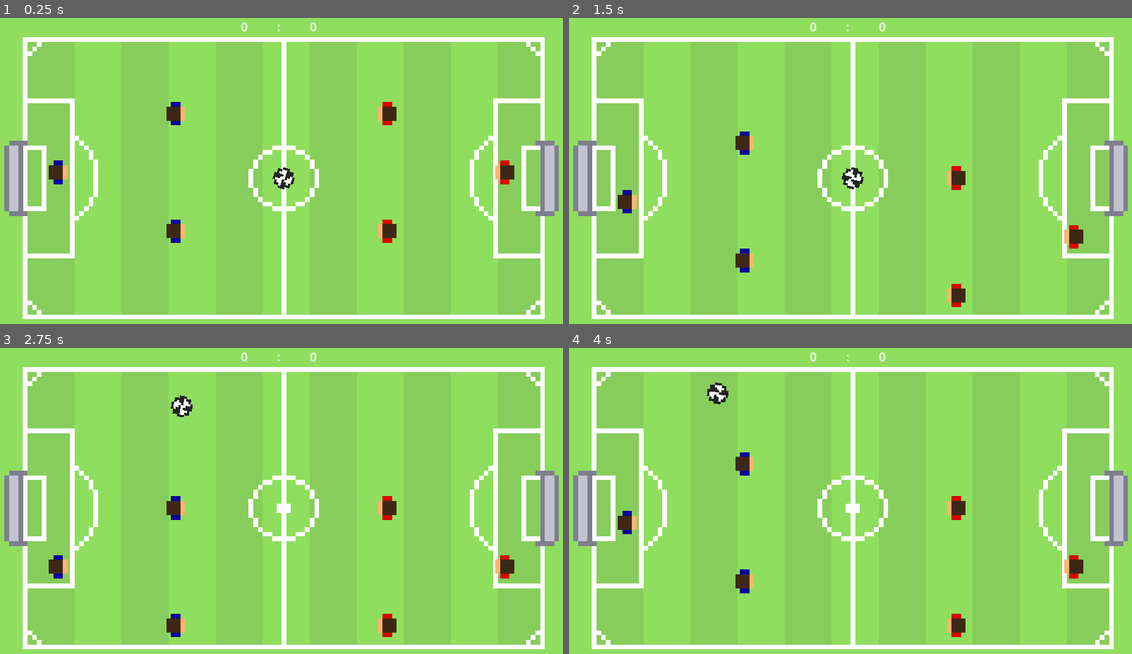
Above: before the commit, frames 1-4 (two rows, left to right).
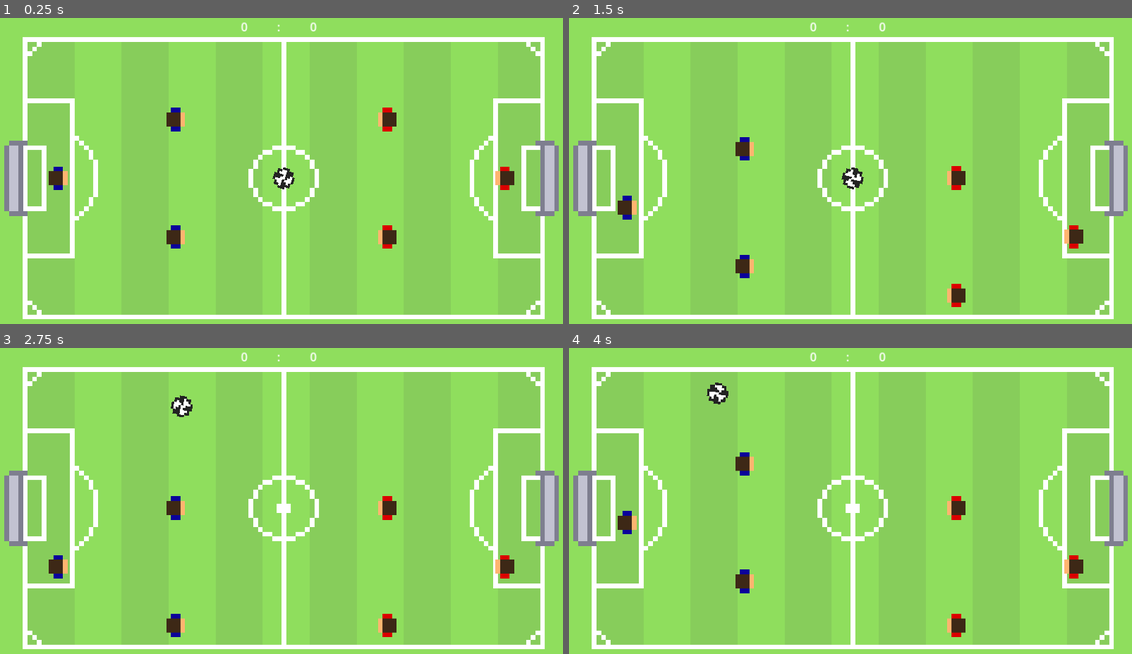
Above: after the commit, the same moments.

Repository: HephaistosForge/Boltzplatz
Game: Godot game, scene res://world.tscn
Same seed, same stepped clock (60 frames per second), same inputs: the game is played once before the commit and once after it. The engine's default icon, where the game draws it, is replaced by a stand-in: a white triangle on a blue panel in a dark square.
Inputs:
- Up to frame 1 (0.25 s): no input
- Up to frame 2 (1.5 s): tap Enter (kick_player_right) at 0.5 s; hold Down (down_player_right) 0.53-1.28 s; hold S (down_player_left) from 1.28 s (still down)
- Up to frame 3 (2.75 s): release S (down_player_left) at 2.03 s; hold Down (down_player_right) from 2.03 s (still down)
- Up to frame 4 (4 s): release Down (down_player_right) at 2.78 s; hold W (up_player_left) 2.78-3.53 s; hold S (down_player_left) from 3.53 s (still down)

The runs differ from the first frame. In frame 1, 1.1% of the frame differs, in the area x 8-92%, y 27-76%; in frame 2, 0.5%; in frame 3, less than 0.1%; in frame 4, less than 0.1%.

Commit message:
Add goal scoring sfx
- Adjust ball kick sfx pitch

Diff:
--- a/scenes/goal/goal.gd
+++ b/scenes/goal/goal.gd
@@ -4,6 +4,7 @@
 
 @onready var score = get_parent().get_parent().get_node("Score")
 @onready var ball = get_parent().get_parent().get_node("Ball")
+@onready var goal_scoring_sfx = preload("res://assets/audio/sfx/GoalScoring.mp3")
 
 enum GOAL_POSITION {
 	LEFT,
@@ -17,4 +18,9 @@
 	elif goal_position == GOAL_POSITION.RIGHT:
 		score.add_one_to_player_left()
 
+	var sfx = AudioStreamPlayer2D.new()
+	sfx.stream = goal_scoring_sfx
+	add_child(sfx)
+	sfx.play()
+
 	ball.set_to_position(get_viewport().get_visible_rect().get_center())
--- a/scenes/rods_with_figures/sfx.gd
+++ b/scenes/rods_with_figures/sfx.gd
@@ -2,5 +2,5 @@
 
 
 func play_with_random_pitch() -> void:
-	self.pitch_scale = randf_range(0.9, 1.4) # Fine tuned for slight sound variation
+	self.pitch_scale = randf_range(0.95, 1.25) # Fine tuned for slight sound variation
 	self.play()
--- a/world.tscn
+++ b/world.tscn
@@ -85,19 +85,19 @@
 [node name="PlayerLeft" type="Node" parent="Rods"]
 
 [node name="RodWithOneFigure" parent="Rods/PlayerLeft" instance=ExtResource("7_0dwlg")]
-position = Vector2(200, 540)
+position = Vector2(200, 560)
 
 [node name="RodWithTwoFigures" parent="Rods/PlayerLeft" instance=ExtResource("6_royt5")]
-position = Vector2(600, 540)
+position = Vector2(600, 560)
 
 [node name="PlayerRight" type="Node" parent="Rods"]
 
 [node name="RodWithOneFigure" parent="Rods/PlayerRight" instance=ExtResource("7_0dwlg")]
-position = Vector2(1720, 540)
+position = Vector2(1720, 560)
 _player_type = 1
 
 [node name="RodWithTwoFigures" parent="Rods/PlayerRight" instance=ExtResource("6_royt5")]
-position = Vector2(1320, 540)
+position = Vector2(1320, 560)
 _player_type = 1
 
 [node name="Goals" type="Node" parent="."]
Not shown, added: assets/audio/sfx/GoalScoring.mp3.import
Not shown, changed: assets/audio/sfx/Kick.mp3.import
Not shown: 1 places in scenes/rods_with_figures/rod_with_one_figure.tscn that only renumber resources
Not shown: 1 places in scenes/rods_with_figures/rod_with_three_figures.tscn that only renumber resources
Not shown: 1 places in scenes/rods_with_figures/rod_with_two_figures.tscn that only renumber resources
Not shown, added: assets/audio/sfx/GoalScoring.mp3
